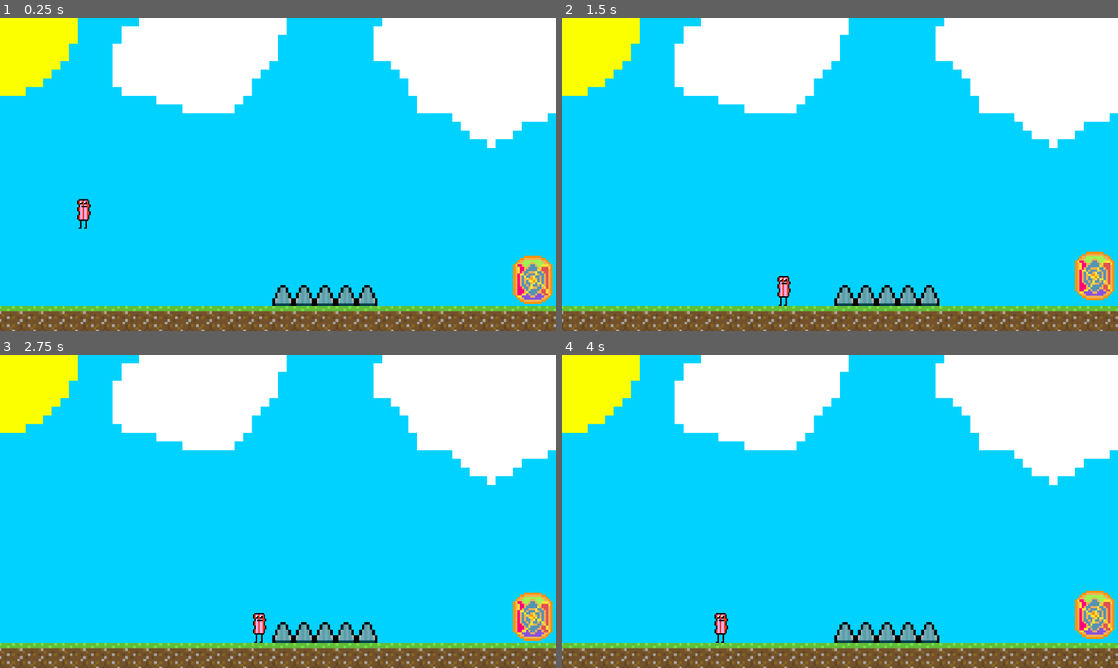
Above: before the commit, frames 1-4 (two rows, left to right).
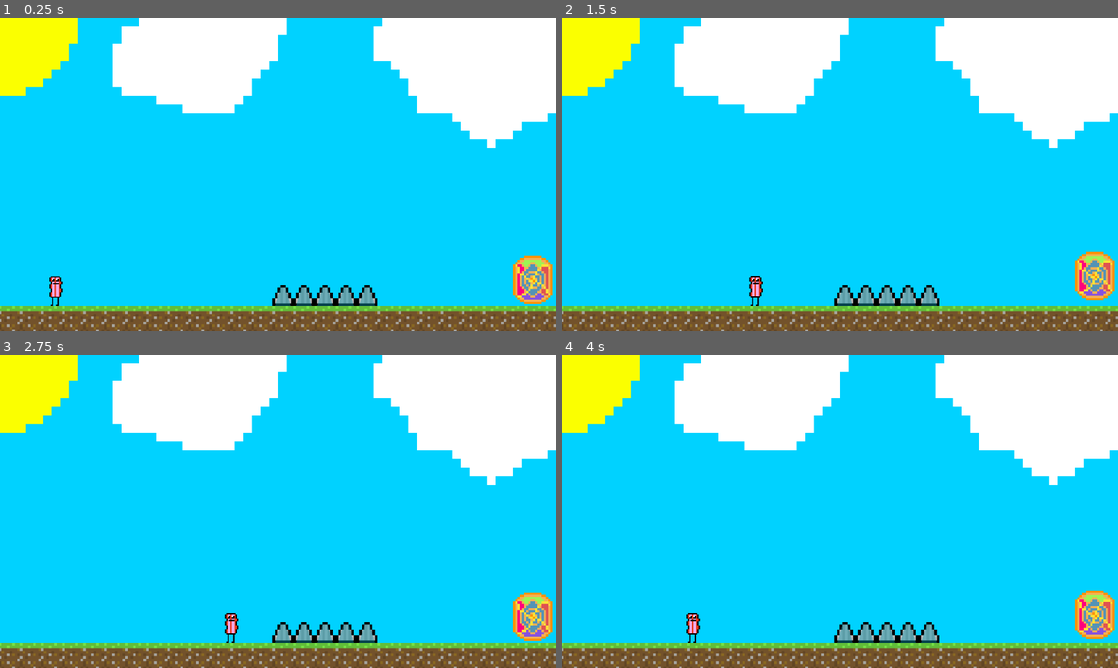
Above: after the commit, the same moments.

Repository: ericksonbak52/Godot-thingy
Game: Godot game, scene res://Scenes/game_root.tscn
Same seed, same stepped clock (60 frames per second), same inputs: the game is played once before the commit and once after it.
Inputs:
- Up to frame 1 (0.25 s): no input
- Up to frame 2 (1.5 s): hold D (right) 0.53-1.28 s; hold A (left) from 1.28 s (still down)
- Up to frame 3 (2.75 s): release A (left) at 2.03 s; hold D (right) from 2.03 s (still down)
- Up to frame 4 (4 s): release D (right) at 2.78 s; hold W (up) 2.78-3.53 s; hold A (left) from 3.53 s (still down)

The runs differ from the first frame. In frame 1, 0.3% of the frame differs, in the area x 8-17%, y 57-92%; in frame 2, 0.3%; in frame 3, 0.3%; in frame 4, 0.3%, in the area x 22-30%, y 82-92%.

Commit message:
made camera have smooth transition

Diff:
--- a/Scenes/bacon_portal.gd
+++ b/Scenes/bacon_portal.gd
@@ -1,15 +1,21 @@
 extends Sprite2D
 
-
+@onready var cam = $"../../Camera2D"
+@onready var target
+@onready var current
+var speed
 # Called when the node enters the scene tree for the first time.
 func _ready() -> void:
-	pass # Replace with function body.
-
+	current = cam.position
+	target = current
 
 # Called every frame. 'delta' is the elapsed time since the previous frame.
 func _process(delta: float) -> void:
-	pass
+	current = cam.position
+	speed = 6
+	cam.position = current.lerp(target, speed * delta)
 
 func _on_area_2d_body_entered(body: Node2D) -> void:
-	print("joe")
-	queue_free()
+	target = target + Vector2(290, 0)
+	print("target good")
+	#queue_free()
--- /dev/null
+++ b/Scenes/camera.gd
@@ -0,0 +1,4 @@
+extends Camera2D
+
+#func nextLevel():
+	#var targetPosition = ca
--- a/Scenes/game_root.tscn
+++ b/Scenes/game_root.tscn
@@ -53,7 +53,7 @@
 tile_set = ExtResource("2_q1xd0")
 
 [node name="Player" parent="." instance=ExtResource("1_pdfpp")]
-position = Vector2(-101.137, -0.481033)
+position = Vector2(-115.705, 54.8171)
 scale = Vector2(0.7, 0.7)
 collision_mask = 2
 
--- a/Scenes/kill_areas.gd
+++ b/Scenes/kill_areas.gd
@@ -1,9 +1,10 @@
 extends Area2D
 
-@onready var player = $"Player"
+@onready var player = $"../Player"
 
 func _on_body_entered(body: Node2D) -> void:
 	death()
 
 func death():
+	print(player == null)
 	print("dead")
Not shown, added: addons/measuring_tape/icons/measuring_tape_2d.svg
Not shown, added: addons/measuring_tape/icons/measuring_tape_2d.svg.import
Not shown, added: addons/measuring_tape/icons/measuring_tape_3d.svg
Not shown, added: addons/measuring_tape/icons/measuring_tape_3d.svg.import
Not shown, added: addons/measuring_tape/measuring_tape_2d.gd
Not shown, added: addons/measuring_tape/measuring_tape_3d.gd
Not shown, added: addons/measuring_tape/units.gd
Not shown, added: addons/measuring_tape/LICENSE.md
Not shown, added: addons/measuring_tape/icons/LICENSE.md
